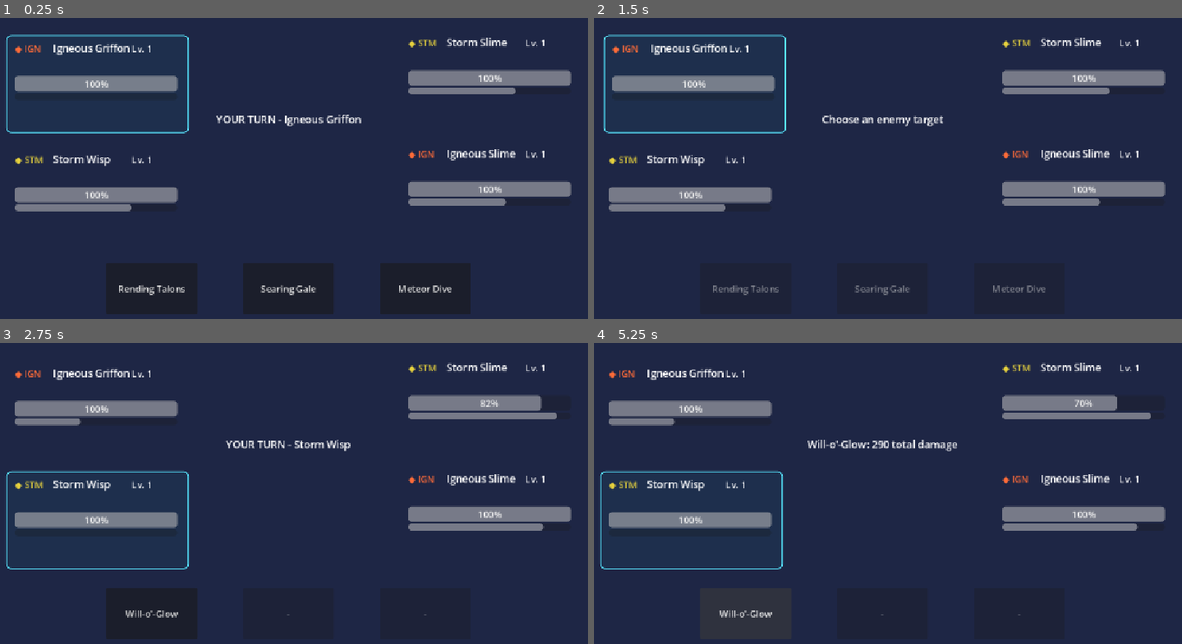
Above: before the commit, frames 1-4 (two rows, left to right).
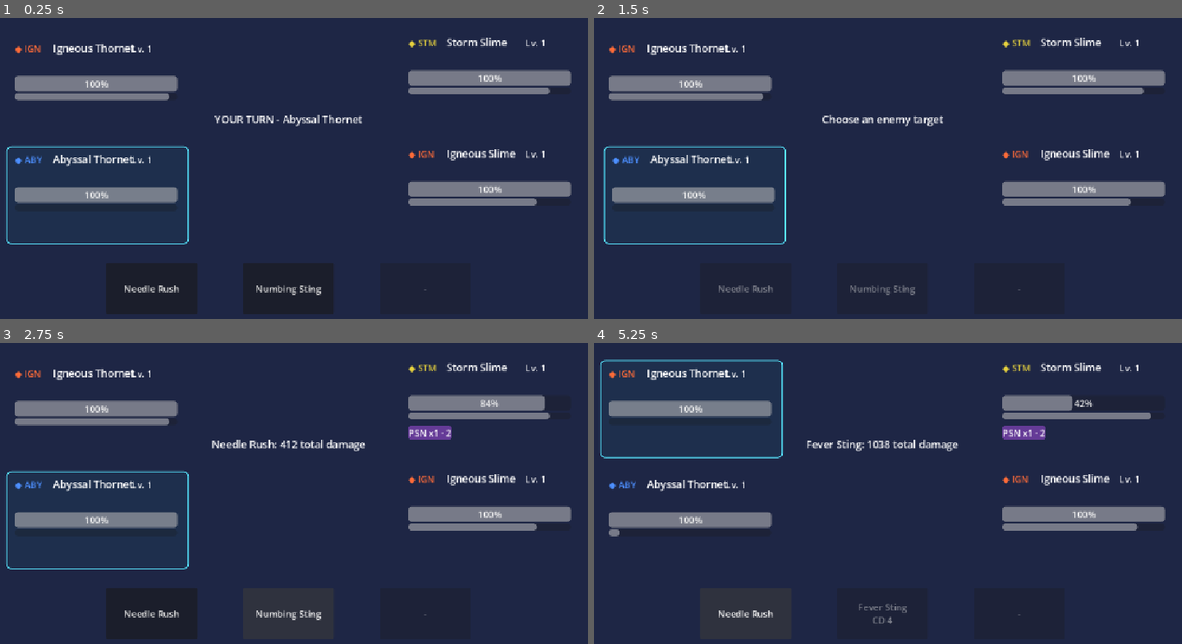
Above: after the commit, the same moments.

Repository: Akharyuu/monster-rpg
Game: Godot game, scene res://scenes/battle/battle_screen.tscn
The game is run twice, just before and just after one commit, with the same random seed, the same clock (stepped at 60 frames per second) and the same inputs.
Inputs (mouse positions are in pixels of both pictures, inside the frame that each line leads up to):
- Up to frame 1 (0.25 s): no input
- Up to frame 2 (1.5 s): click "Rending Talons" (after the commit: "Needle Rush") at 0.5 s; click (1087, 78) at 1.27 s
- Up to frame 3 (2.75 s): click "Searing Gale" (after the commit: "Numbing Sting") at 2 s
- Up to frame 4 (5.25 s): click "Will-o'-Glow" (after the commit: "Needle Rush") at 2.75 s; click (882, 613) at 3.5 s, where only the run after the commit has a clickable "Fever Sting"; click (1087, 403) at 4.27 s; click "Will-o'-Glow" (after the commit: "Needle Rush") at 5 s

The runs differ from the first frame. In frame 1, 4.0% of the frame differs, in the area x 1-94%, y 5-93%; in frame 2, 4.1%; in frame 3, 2.2%; in frame 4, 3.4%.

Commit message:
Add Thornets to playable test team

Diff:
--- a/godot/scenes/battle/battle_screen.gd
+++ b/godot/scenes/battle/battle_screen.gd
@@ -40,10 +40,10 @@
 func _ready() -> void:
     allies = [
         PrototypeFactoryScript.create_level_one_monster(
-            "wisp_storm"
+            "thornet_abyssal"
         ),
         PrototypeFactoryScript.create_level_one_monster(
-            "griffon_igneous"
+            "thornet_igneous"
         )
     ]
 
